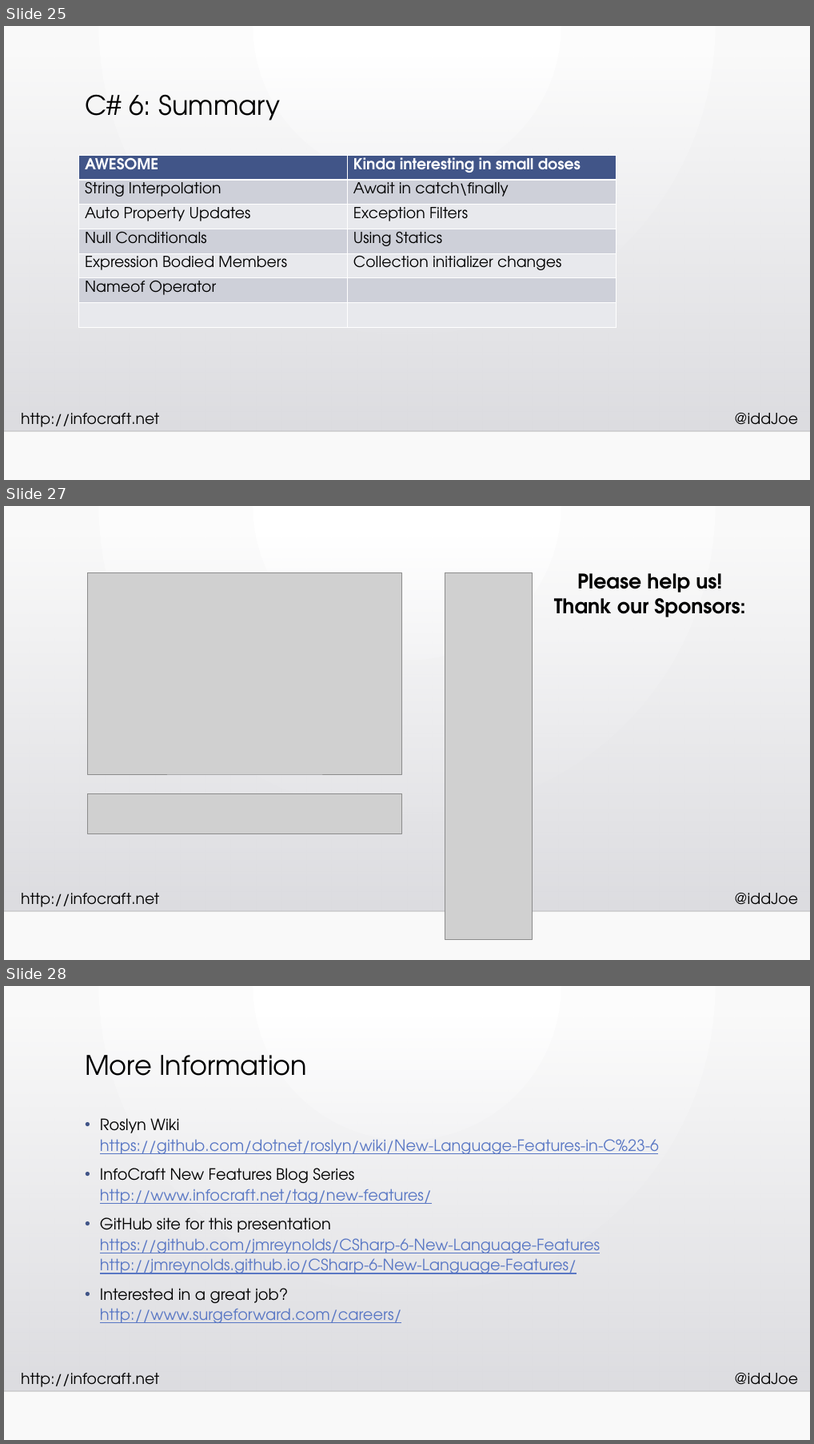
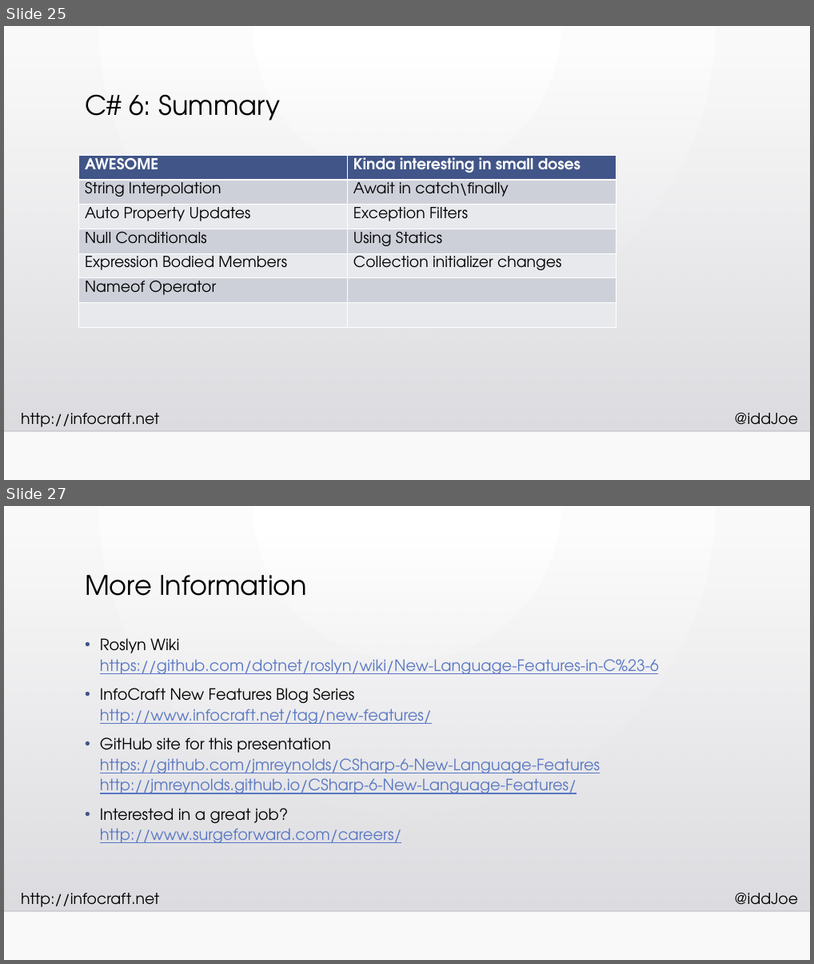
Before and after one commit to InfoCraftDotNet/CSharp-6-New-Language-Features, a slide deck: Slides/CSharp-6-New-Language-Features.pptx. Shown one above the other, each under a label of ours: slides 25, 27 and 28 before the commit, slides 25 and 27 after it; the slides between them are not shown. The pictures are 814x1444 and 814x964 pixels, drawn with LibreOffice and Linux fonts; fonts in the diff are those of the drawing; grey boxes stand for pictures; background and template pictures are left out. Boxes give left, top, right and bottom in pixels: in the first picture for what was removed or moved away, otherwise in the second. Text is boxed around its words. In the diff, an @@ line names an element or a change of style, - is before the commit and + after.

```diff
--- a/Slides/CSharp-6-New-Language-Features.pptx
+++ b/Slides/CSharp-6-New-Language-Features.pptx
@@ slide 27 removed at (x1=4, y1=506, x2=810, y2=960), background gradient #FFFFFF to #FAFAFA; not listed: 4 template elements that a slide beside it also shows @@
@@ picture removed at (x1=88, y1=573, x2=402, y2=774) @@
@@ picture removed at (x1=446, y1=573, x2=533, y2=939) @@
@@ text removed at (x1=554, y1=573, x2=746, y2=617) @@
-Please help us!
-Thank our Sponsors:
@@ picture removed at (x1=88, y1=793, x2=402, y2=834) @@
@@ what was slide 28 is now slide 27 @@
```
Also in this commit, not shown: 3 slides changed.
